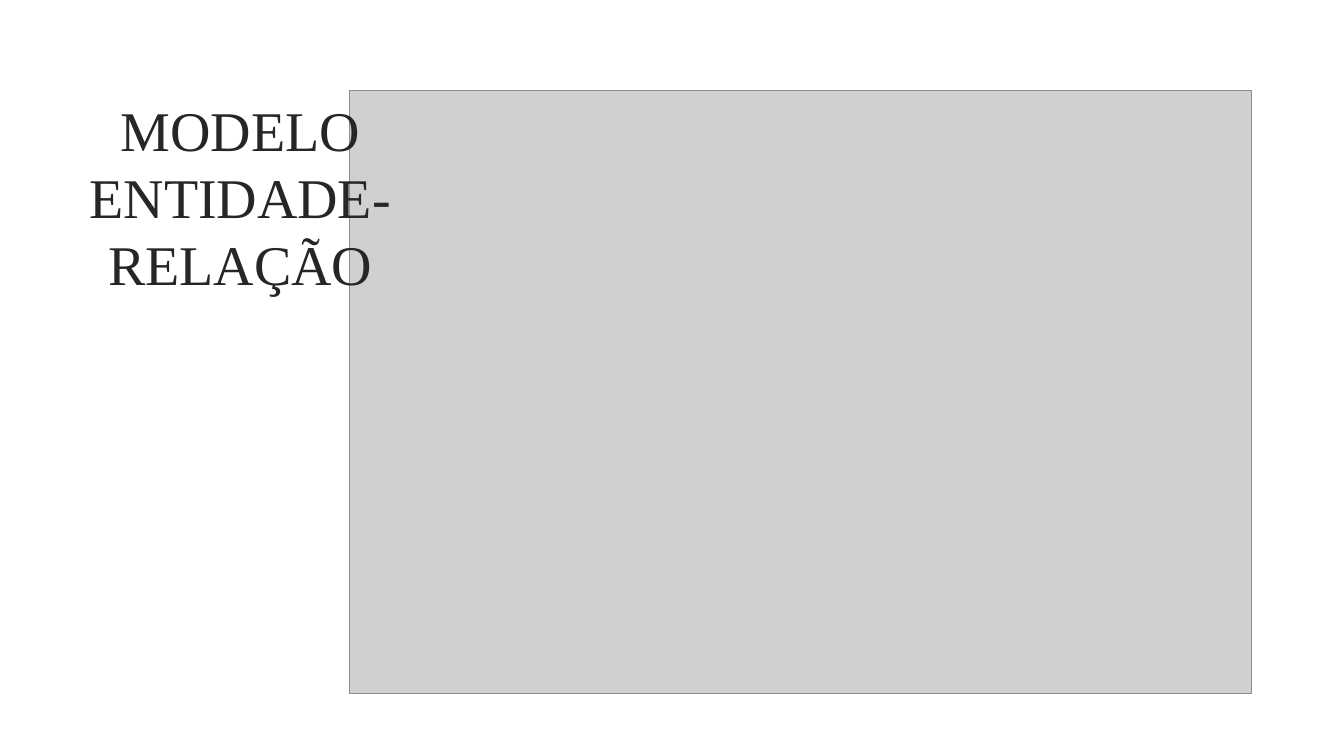
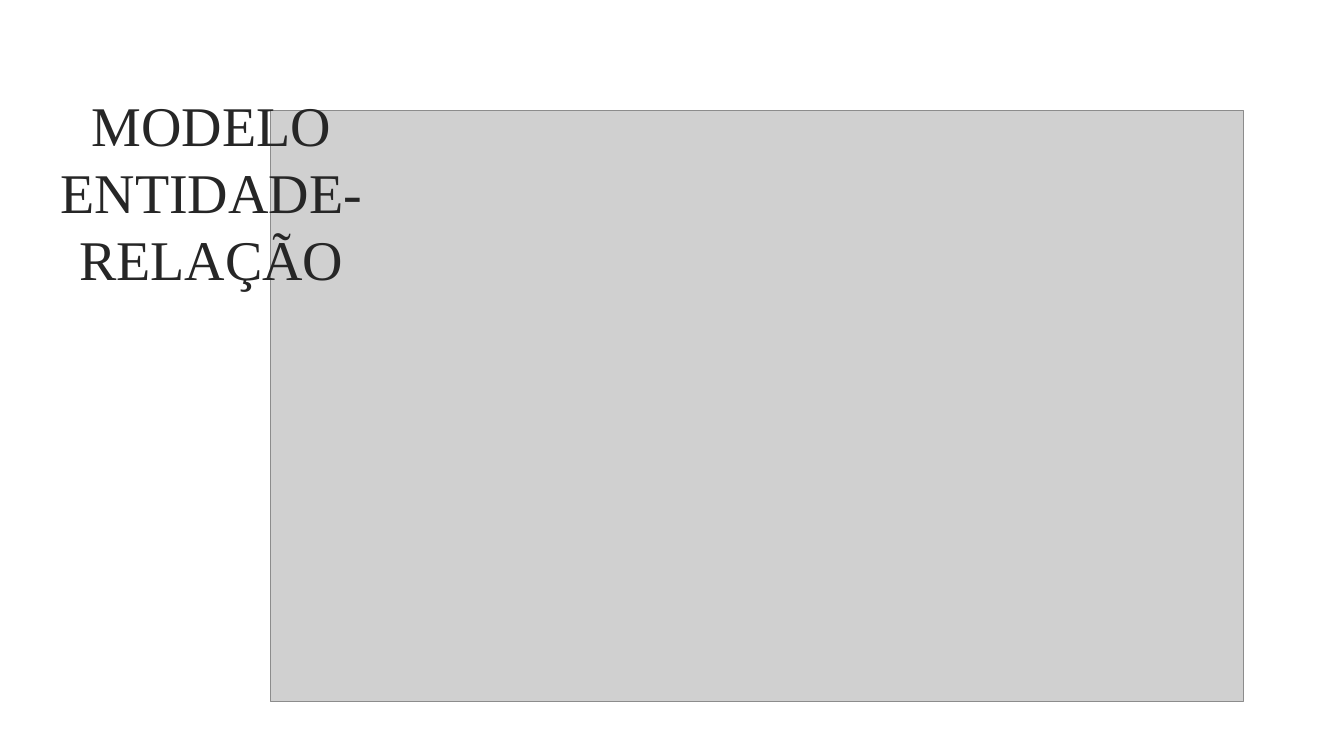
Before and after one commit to marcelo09714/registo-cl-nico-electr-nico-, a slide deck: slide 13 of Apresentação.pptx. Drawn at 1344x756 pixels with LibreOffice and Linux fonts; fonts in the diff are those of the drawing; grey boxes stand for pictures; background and template pictures are left out. Boxes give left, top, right and bottom in pixels: in the first picture for what was removed or moved away, otherwise in the second. Text is boxed around its words. In the diff, an @@ line names an element or a change of style, - is before the commit and + after.

```diff
--- a/Apresentação.pptx
+++ b/Apresentação.pptx
@@ text "MODELO ENTIDADE-RELAÇÃO" rewrapped from (90, 108, 391, 296) to (61, 109, 362, 291) @@
@@ picture: place and size @@
-picture at (349, 91, 1252, 694)
+picture at (270, 111, 1244, 702)
```
Also in this commit, not shown: 1 other slide changed, 2 slides added, 1 slide removed, 2 other files.
